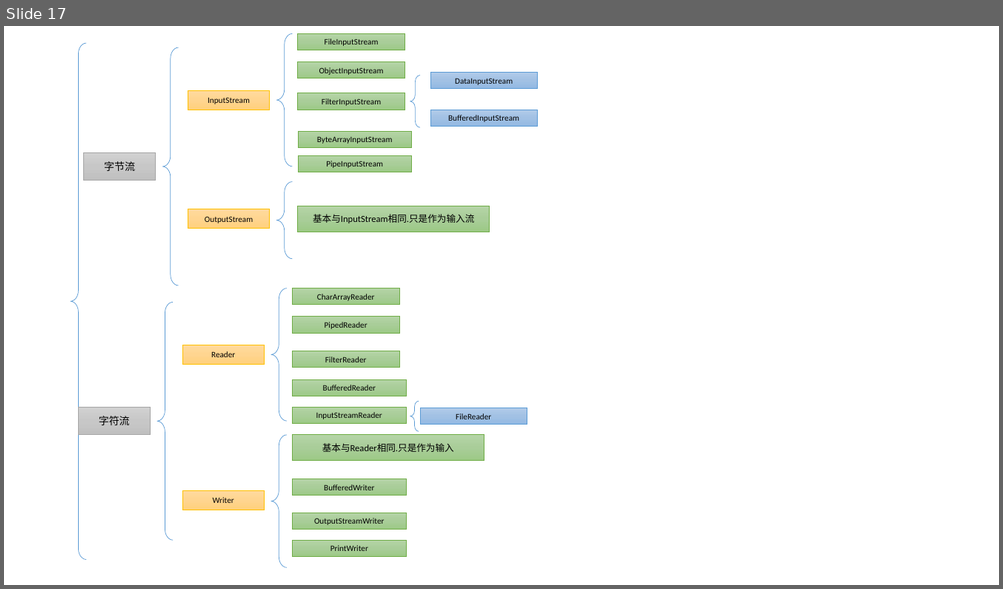
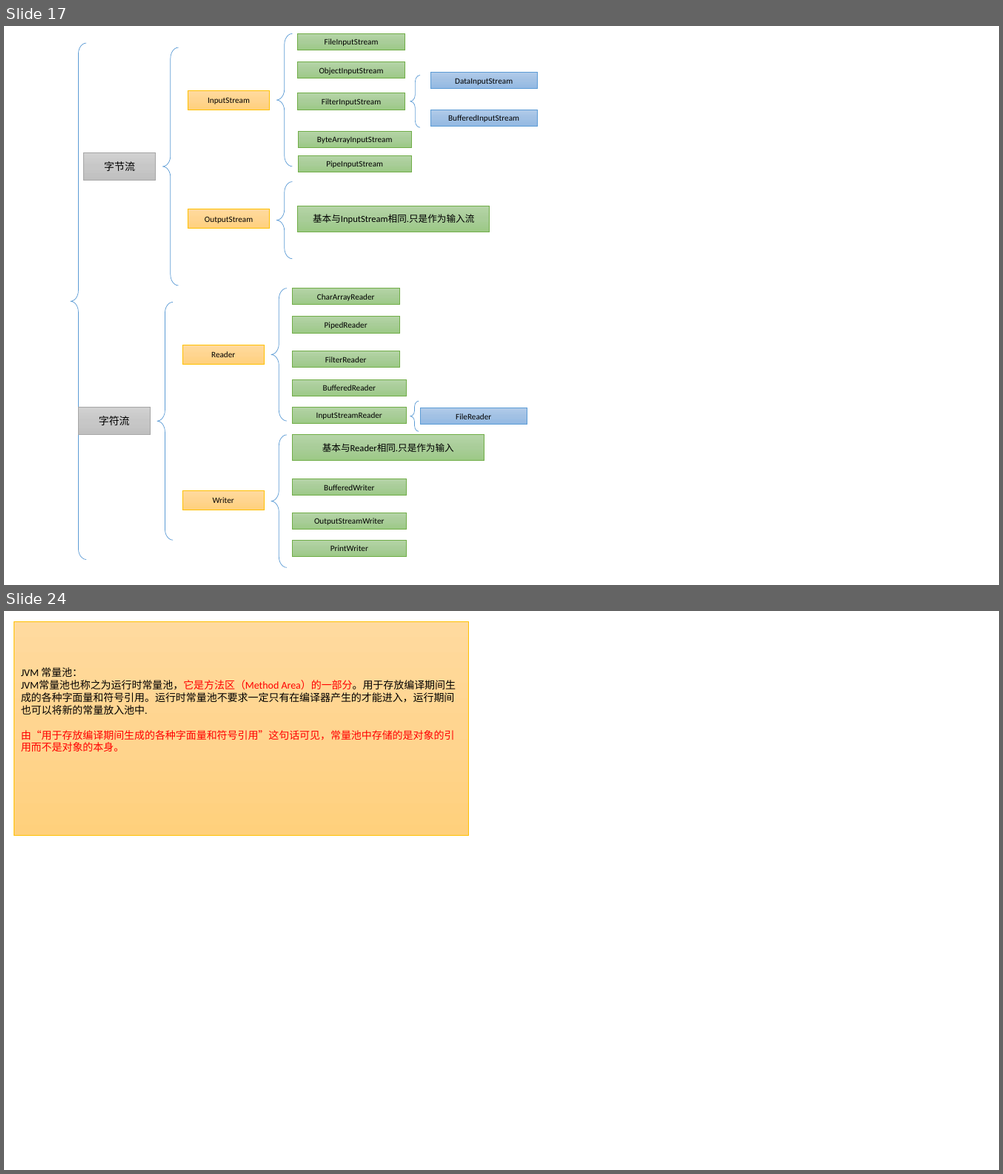
Before and after one commit to nda1992/Reading_Books_Notebook, a slide deck: images/画图PPT.pptx. Shown one above the other, each under a label of ours: slide 17 before the commit, slides 17 and 24 after it; the slides between them are not shown. The pictures are 1003x589 and 1003x1174 pixels, drawn with LibreOffice and Linux fonts; fonts in the diff are those of the drawing. Boxes give left, top, right and bottom in pixels: in the first picture for what was removed or moved away, otherwise in the second. Text is boxed around its words. In the diff, an @@ line names an element or a change of style, - is before the commit and + after.

```diff
--- a/images/画图PPT.pptx
+++ b/images/画图PPT.pptx
@@ slide 24 added at (4, 611, 999, 1170), background #FFFFFF @@
@@ rectangle added at (14, 622, 469, 835), fill gradient #FFDB9E to #FFD590 to #FFD07C, outline #FFC000 0.5 pt, 10 pt, text #000000 @@
+JVM 常量池：
+JVM常量池也称之为运行时常量池，它是方法区（Method Area）的一部分。用于存放编译期间生成的各种字面量和符号引用。运行时常量池不要求一定只有在编译器产生的才能进入，运行期间也可以将新的常量放入池中.
+由“用于存放编译期间生成的各种字面量和符号引用”这句话可见，常量池中存储的是对象的引用而不是对象的本身。
```
Also in this commit, not shown: 29 other slides added, 6 other files.
